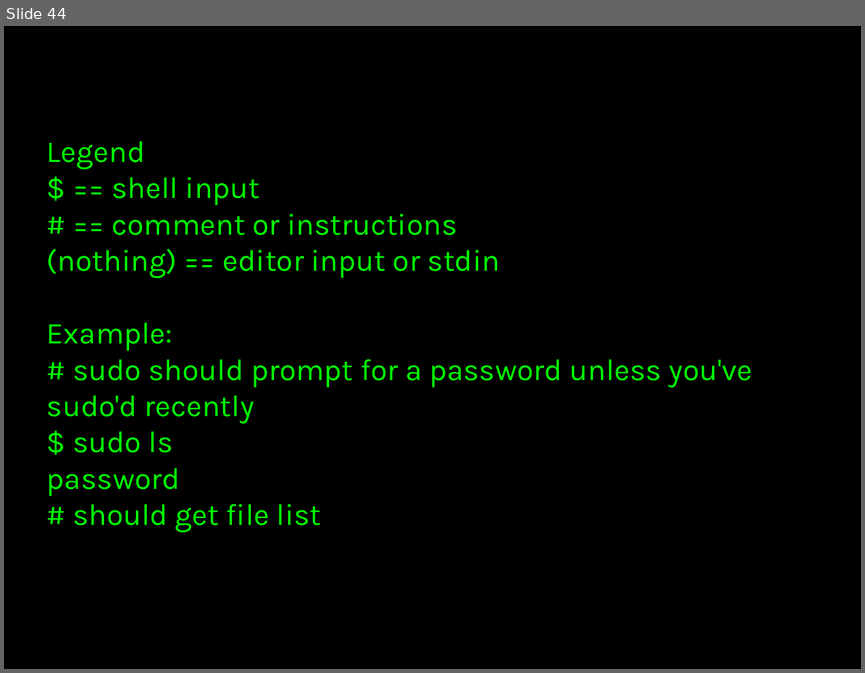
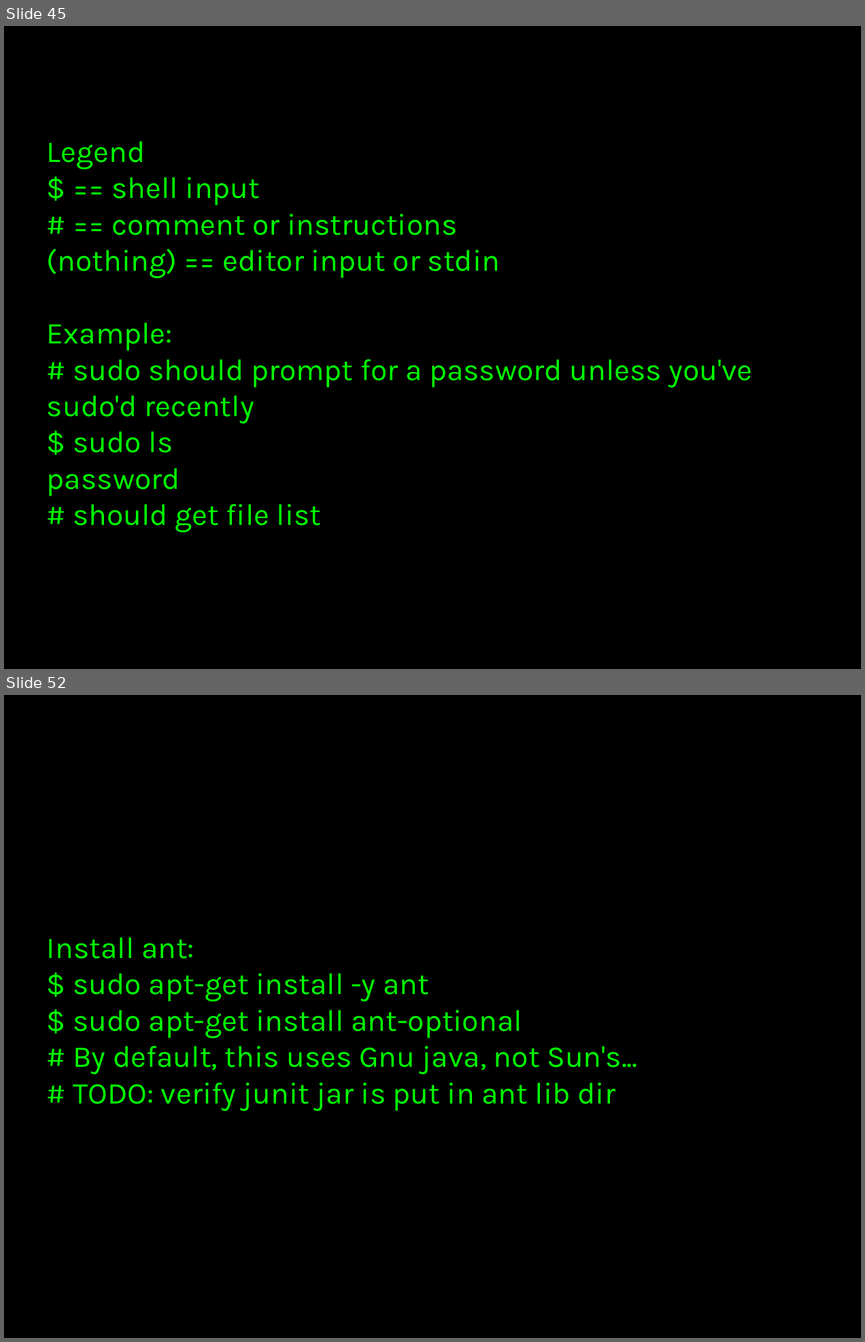
Before and after one commit to thewoolleyman/ci_for_the_rails_guy_or_gal, a slide deck: presentation/ci_for_the_web_2.0_guy_or_gal.odp. Shown one above the other, each under a label of ours: slide 44 before the commit, slides 45 and 52 after it; the slides between them are not shown. The pictures are 865x673 and 865x1342 pixels, drawn with LibreOffice and Linux fonts; fonts in the diff are those of the drawing. Boxes give left, top, right and bottom in pixels: in the first picture for what was removed or moved away, otherwise in the second. Text is boxed around its words. In the diff, an @@ line names an element or a change of style, - is before the commit and + after.

```diff
--- a/presentation/ci_for_the_web_2.0_guy_or_gal.odp
+++ b/presentation/ci_for_the_web_2.0_guy_or_gal.odp
@@ slide 52 added at box(4, 695, 861, 1338), background #000000 @@
@@ title added at box(47, 937, 638, 1111), 28 pt, text #00FF00 @@
+Install ant:
+$ sudo apt-get install -y ant
+$ sudo apt-get install ant-optional
+# By default, this uses Gnu java, not Sun's...
+# TODO: verify junit jar is put in ant lib dir
@@ what was slide 44 is now slide 45 @@
```
Also in this commit, not shown: 1 slide changed, 21 other slides added.
